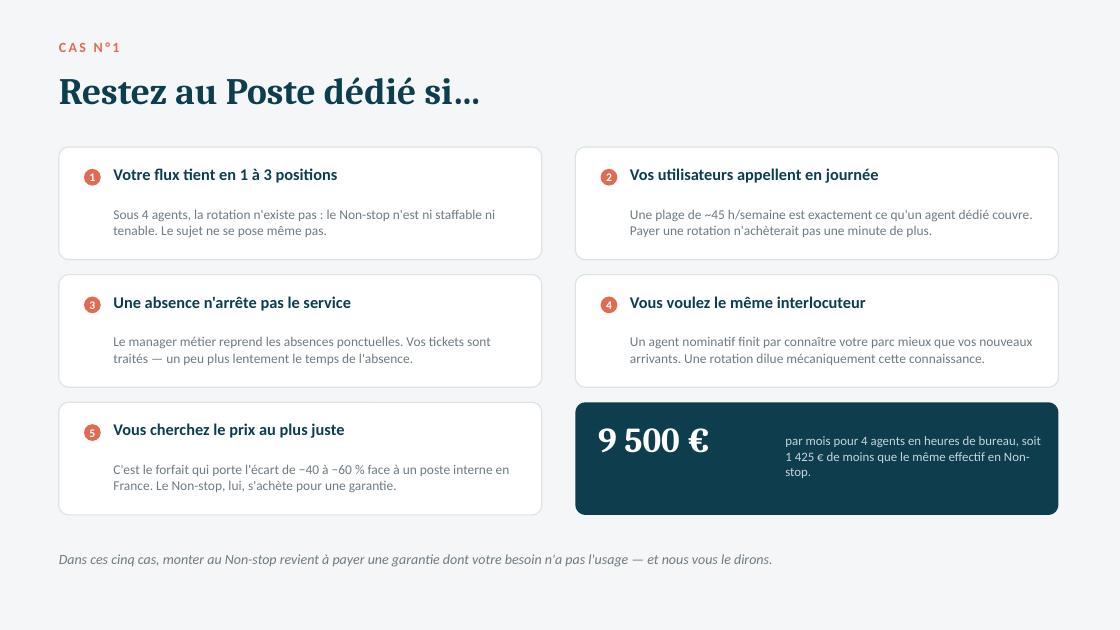
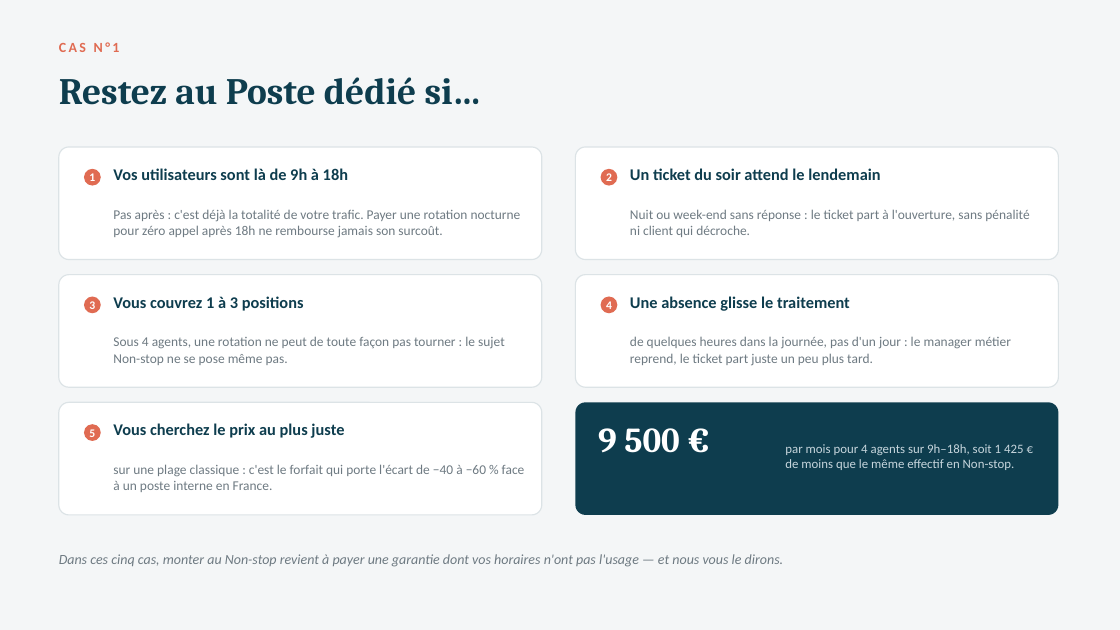
Before and after one commit to valerienvalerien/Salve2, a slide deck: slide 3 of 04-Closing/PLAQUETTE-DEDIE-VS-NONSTOP.pptx. Drawn at 1120x630 pixels with LibreOffice and Linux fonts; fonts in the diff are those of the drawing. Boxes give left, top, right and bottom in pixels: in the first picture for what was removed or moved away, otherwise in the second. Text is boxed around its words. In the diff, an @@ line names an element or a change of style, - is before the commit and + after.

```diff
--- a/04-Closing/PLAQUETTE-DEDIE-VS-NONSTOP.pptx
+++ b/04-Closing/PLAQUETTE-DEDIE-VS-NONSTOP.pptx
@@ text at (113,168,348,180): text changed @@
-Votre flux tient en 1 à 3 positions
+Vos utilisateurs sont là de 9h à 18h
@@ text at (630,168,880,180): text changed @@
-Vos utilisateurs appellent en journée
+Un ticket du soir attend le lendemain
@@ text at (630,209,1029,237): text changed @@
-Une plage de ~45 h/semaine est exactement ce qu'un agent dédié couvre. Payer une rotation n'achèterait pas une minute de plus.
+Nuit ou week-end sans réponse : le ticket part à l'ouverture, sans pénalité ni client qui décroche.
@@ text at (113,210,521,237): text changed @@
-Sous 4 agents, la rotation n'existe pas : le Non-stop n'est ni staffable ni tenable. Le sujet ne se pose même pas.
+Pas après : c'est déjà la totalité de votre trafic. Payer une rotation nocturne pour zéro appel après 18h ne rembourse jamais son surcoût.
@@ text at (113,296,304,311): text changed @@
-Une absence n'arrête pas le service
+Vous couvrez 1 à 3 positions
@@ text at (630,296,850,311): text changed @@
-Vous voulez le même interlocuteur
+Une absence glisse le traitement
@@ text at (113,336,505,365): text changed @@
-Le manager métier reprend les absences ponctuelles. Vos tickets sont traités — un peu plus lentement le temps de l'absence.
+Sous 4 agents, une rotation ne peut de toute façon pas tourner : le sujet Non-stop ne se pose même pas.
@@ text at (630,336,1011,366): text changed @@
-Un agent nominatif finit par connaître votre parc mieux que vos nouveaux arrivants. Une rotation dilue mécaniquement cette connaissance.
+de quelques heures dans la journée, pas d'un jour : le manager métier reprend, le ticket part juste un peu plus tard.
@@ text at (785,444,1024,470): text changed @@
-par mois pour 4 agents en heures de bureau, soit 1 425 € de moins que le même effectif en Non-stop.
+par mois pour 4 agents sur 9h–18h, soit 1 425 € de moins que le même effectif en Non-stop.
@@ text at (113,464,525,492): text changed @@
-C'est le forfait qui porte l'écart de −40 à −60 % face à un poste interne en France. Le Non-stop, lui, s'achète pour une garantie.
+sur une plage classique : c'est le forfait qui porte l'écart de −40 à −60 % face à un poste interne en France.
@@ text at (59,554,783,567): text changed @@
-Dans ces cinq cas, monter au Non-stop revient à payer une garantie dont votre besoin n'a pas l'usage — et nous vous le dirons.
+Dans ces cinq cas, monter au Non-stop revient à payer une garantie dont vos horaires n'ont pas l'usage — et nous vous le dirons.
```
Also in this commit, not shown: 5 other slides changed, 5 other files.
